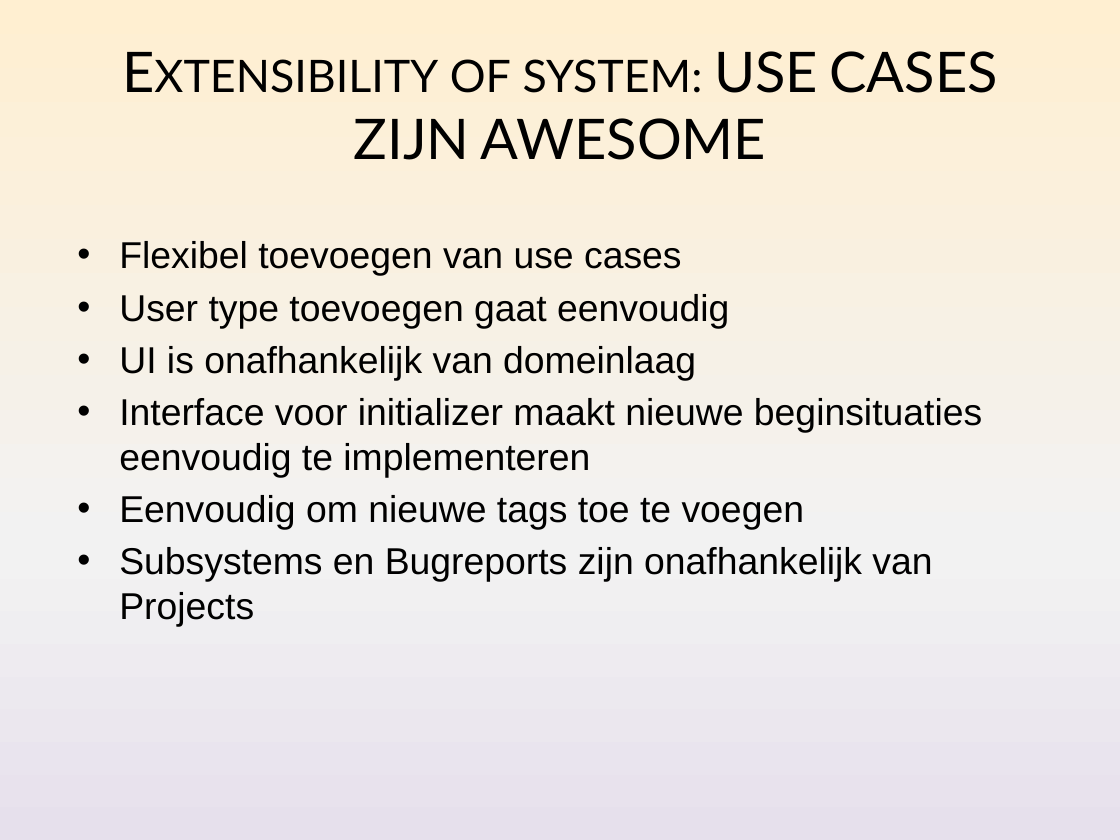
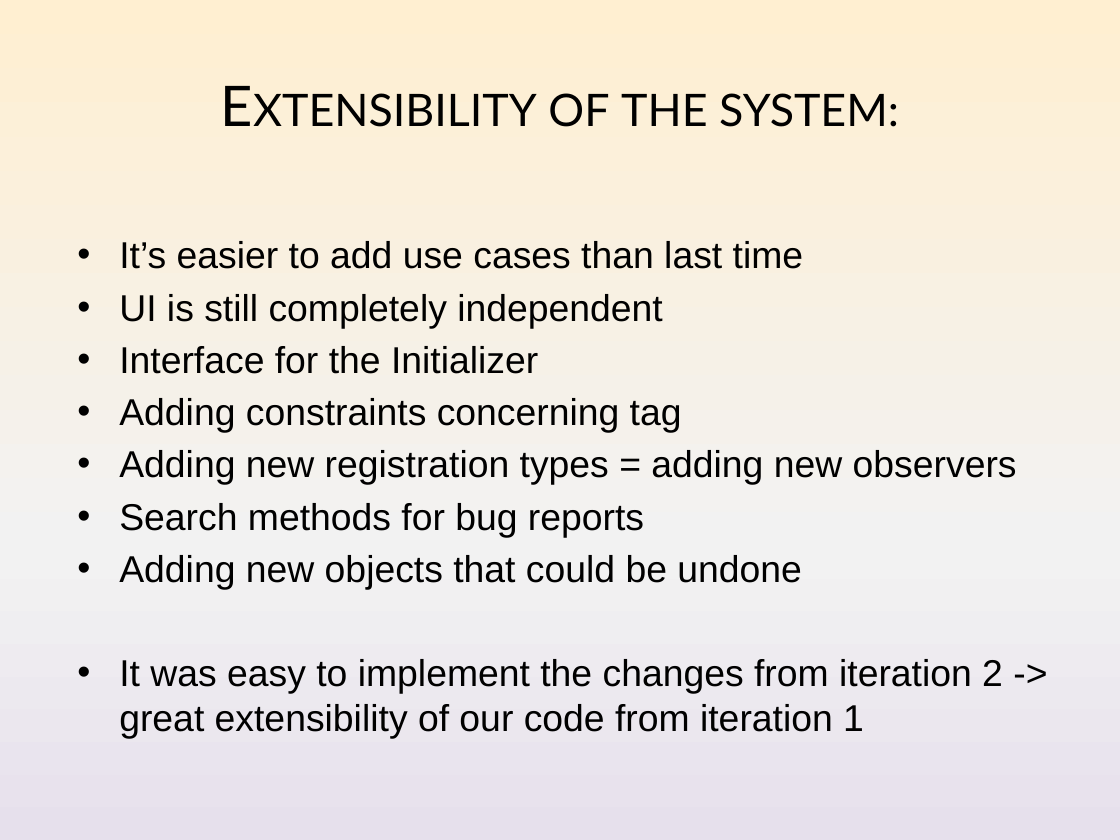
Before and after one commit to Nickelium/Software-Development, a slide deck: slide 9 of Presentaties/Iteratie 2/SWOP Presentatie 2 Inhoud.pptx. Drawn at 1120x840 pixels with LibreOffice and Linux fonts; fonts in the diff are those of the drawing. Boxes give left, top, right and bottom in pixels: in the first picture for what was removed or moved away, otherwise in the second. Text is boxed around its words. In the diff, an @@ line names an element or a change of style, - is before the commit and + after.

Commit message:
slides changed

```diff
--- a/Presentaties/Iteratie 2/SWOP Presentatie 2 Inhoud.pptx
+++ b/Presentaties/Iteratie 2/SWOP Presentatie 2 Inhoud.pptx
@@ title at <box>548,93,899,127</box>: text changed @@
-Extensibility of system: USE CASES ZIJN AWESOME
+Extensibility of the system:
@@ text at <box>119,241,1017,739</box>: text changed @@
-• Flexibel toevoegen van use cases
-• User type toevoegen gaat eenvoudig
-• UI is onafhankelijk van domeinlaag
-• Interface voor initializer maakt nieuwe beginsituaties eenvoudig te implementeren
-• Eenvoudig om nieuwe tags toe te voegen
-• Subsystems en Bugreports zijn onafhankelijk van Projects
+• It’s easier to add use cases than last time
+• UI is still completely independent
+• Interface for the Initializer
+• Adding constraints concerning tag
+• Adding new registration types = adding new observers
+• Search methods for bug reports
+• Adding new objects that could be undone
+• It was easy to implement the changes from iteration 2 -> great extensibility of our code from iteration 1
```
Also in this commit, not shown: 3 other slides changed.
